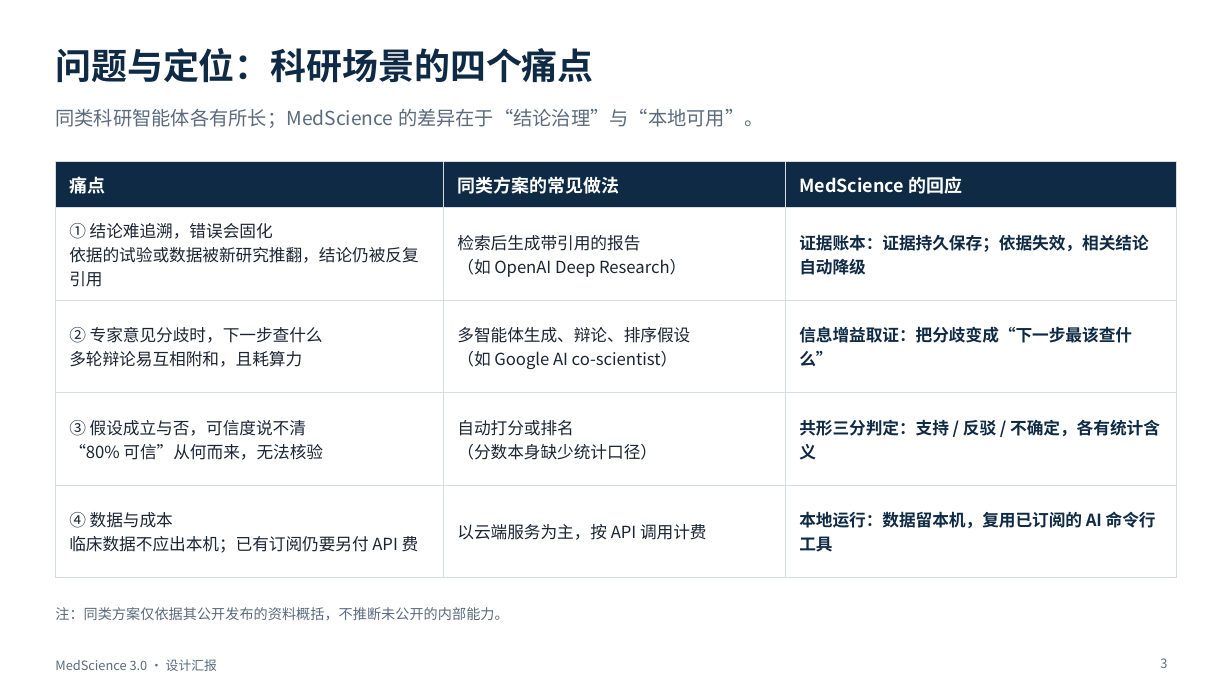
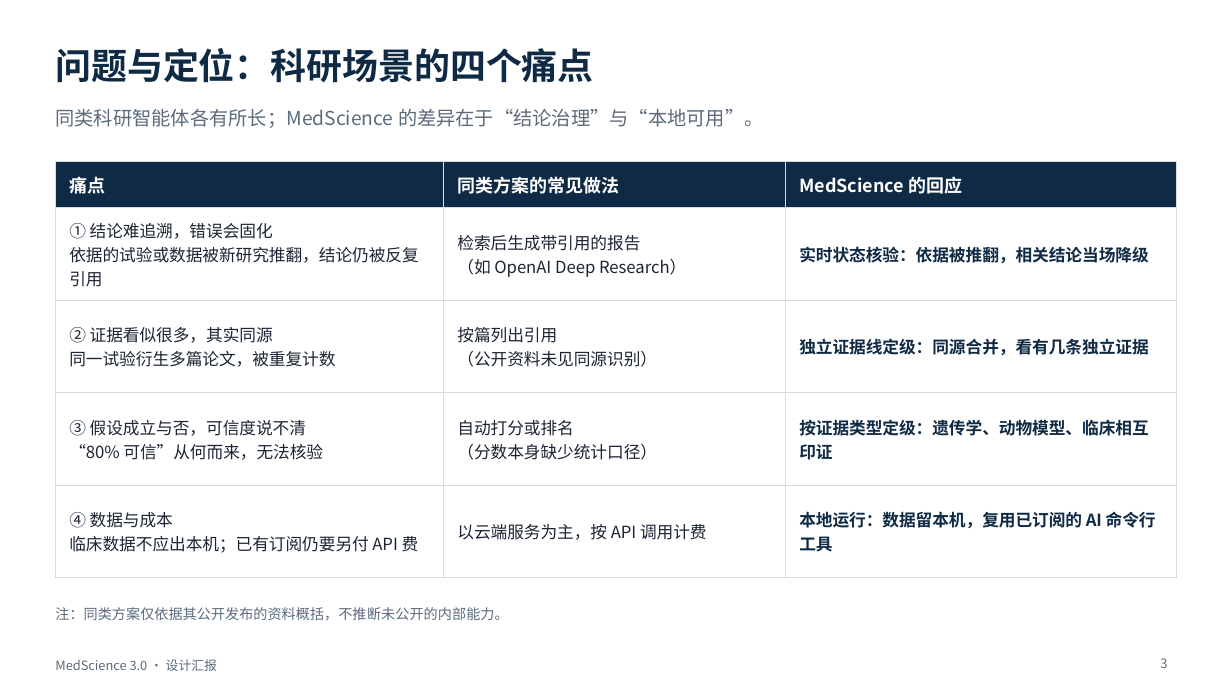
Before and after one commit to BenjaminDuo/MedScience, a slide deck: slide 3 of docs/presentation/MedScience-3.0-设计汇报.pptx. Drawn at 1232x693 pixels with LibreOffice and Linux fonts; fonts in the diff are those of the drawing. Boxes give left, top, right and bottom in pixels: in the first picture for what was removed or moved away, otherwise in the second. Text is boxed around its words. In the diff, an @@ line names an element or a change of style, - is before the commit and + after.

```diff
--- a/docs/presentation/MedScience-3.0-设计汇报.pptx
+++ b/docs/presentation/MedScience-3.0-设计汇报.pptx
@@ table at (x1=55, y1=162, x2=1177, y2=557) @@
-row 2, column 3: 证据账本：证据持久保存；依据失效，相关结论自动降级
+row 2, column 3: 实时状态核验：依据被推翻，相关结论当场降级
-row 3: ② 专家意见分歧时，下一步查什么 / 多轮辩论易互相附和，且耗算力 | 多智能体生成、辩论、排序假设 / （如 Google AI co-scientist） | 信息增益取证：把分歧变成“下一步最该查什么”
+row 3: ② 证据看似很多，其实同源 / 同一试验衍生多篇论文，被重复计数 | 按篇列出引用 / （公开资料未见同源识别） | 独立证据线定级：同源合并，看有几条独立证据
-row 4, column 3: 共形三分判定：支持 / 反驳 / 不确定，各有统计含义
+row 4, column 3: 按证据类型定级：遗传学、动物模型、临床相互印证
```
Also in this commit, not shown: 7 other slides changed, 1 slide added, 1 slide removed, 3 other files.
